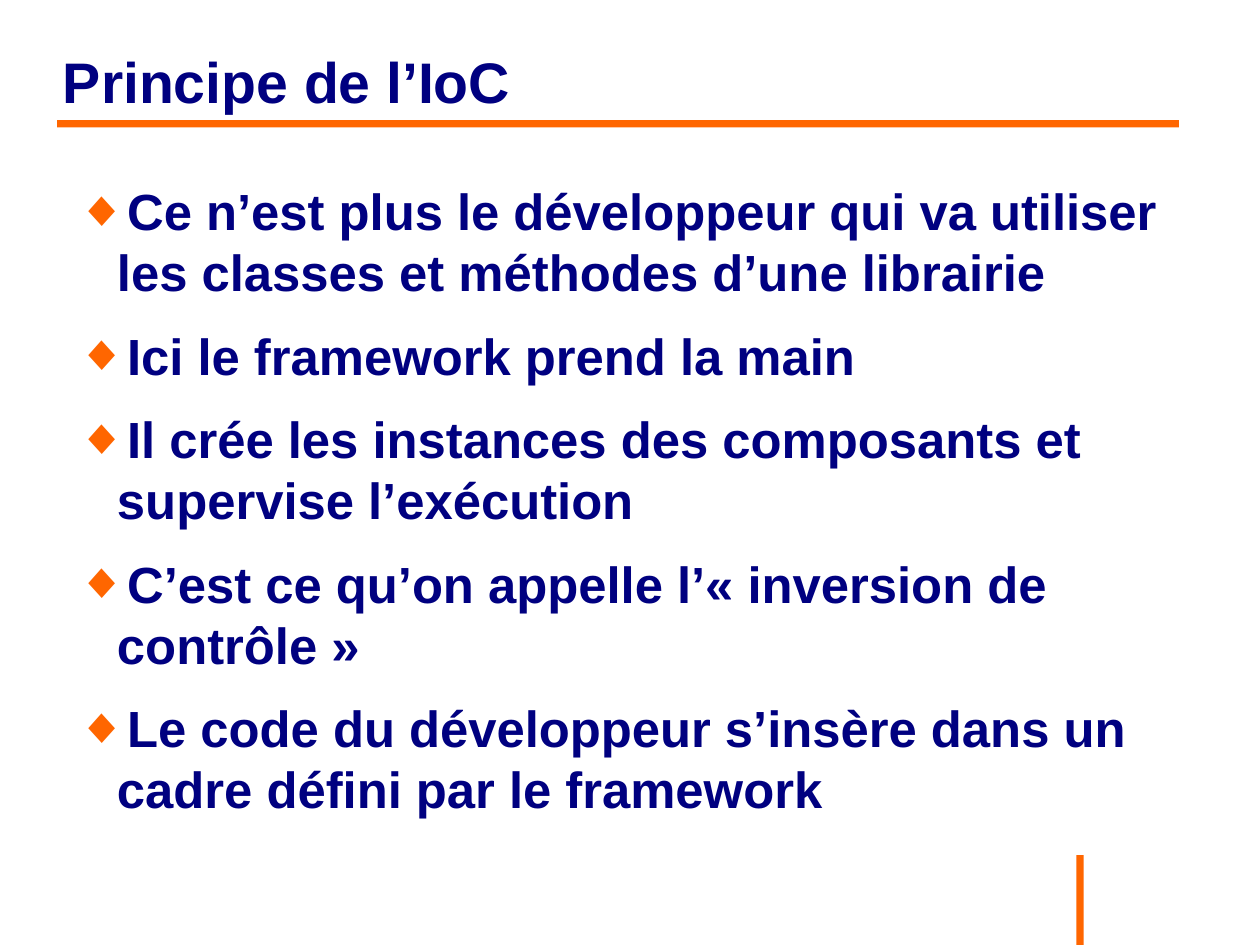
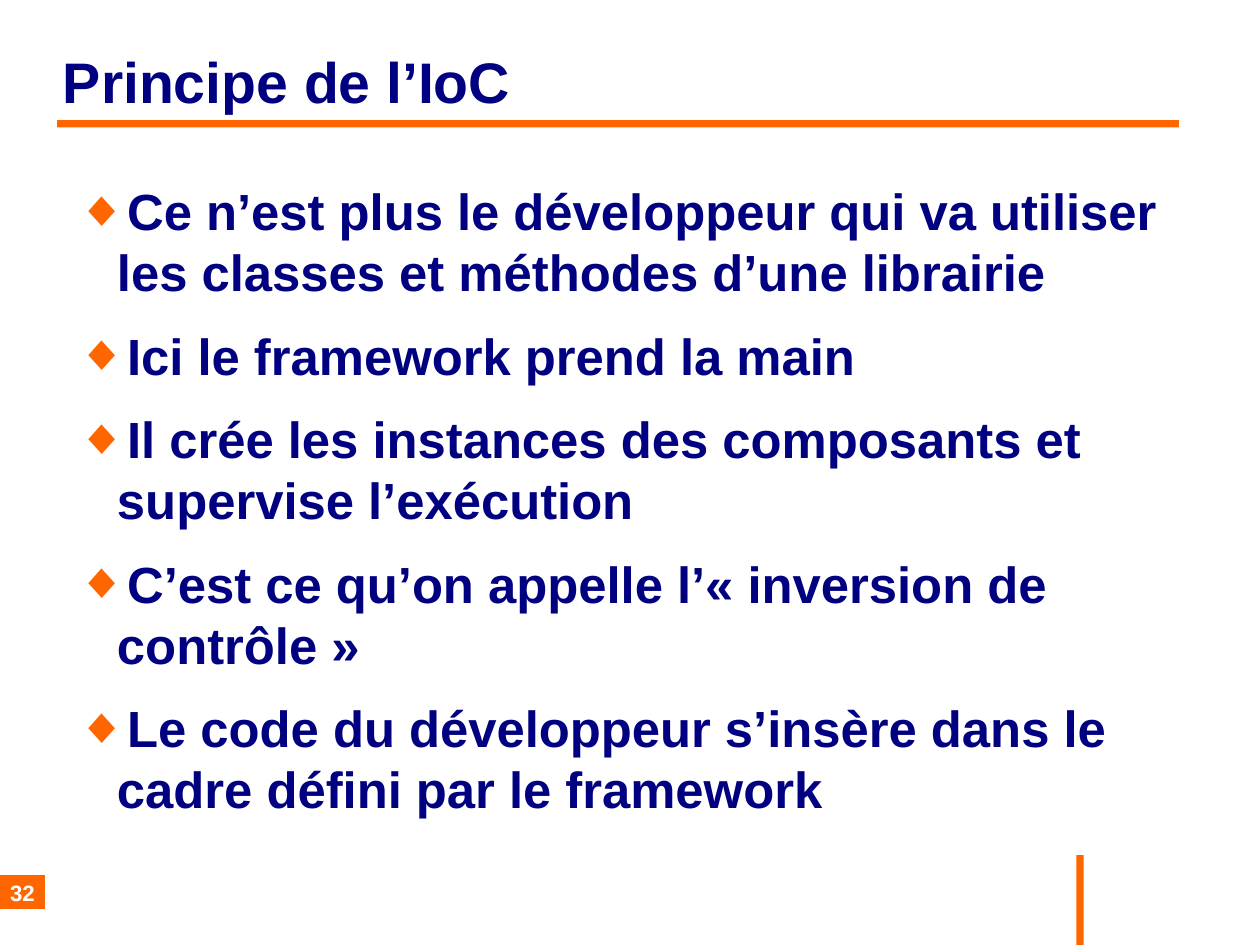
Before and after one commit to philphils/formation-spring, a slide deck: slide 32 of Documentation/diapo_formation_spring.odp. Drawn at 1260x945 pixels with LibreOffice and Linux fonts; fonts in the diff are those of the drawing; background and template pictures are left out. Boxes give left, top, right and bottom in pixels: in the first picture for what was removed or moved away, otherwise in the second. Text is boxed around its words. In the diff, an @@ line names an element or a change of style, - is before the commit and + after.

```diff
--- a/Documentation/diapo_formation_spring.odp
+++ b/Documentation/diapo_formation_spring.odp
@@ text at (117,709,1106,819): text changed @@
-◆ Le code du développeur s’insère dans un cadre défini par le framework
+◆ Le code du développeur s’insère dans le cadre défini par le framework
@@ page number added at (0,876,45,910), fill #FF6600, 14 pt, text #FFFFFF, bold @@
+32
```
Also in this commit, not shown: 135 other slides changed.
